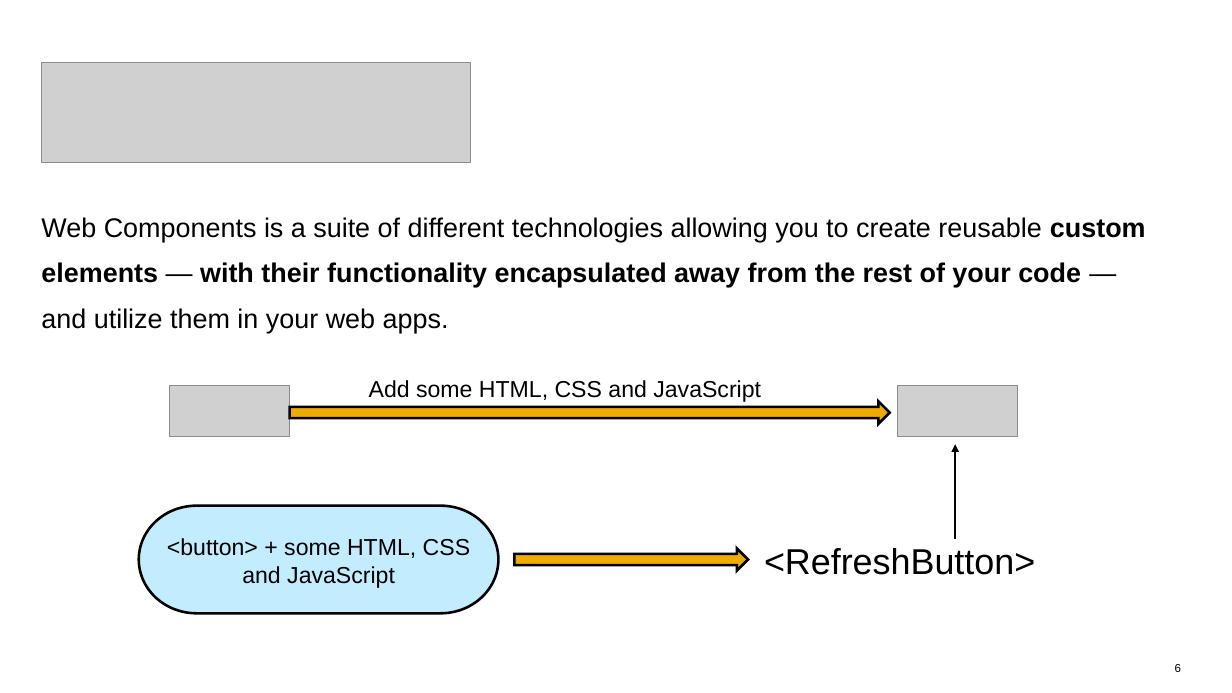
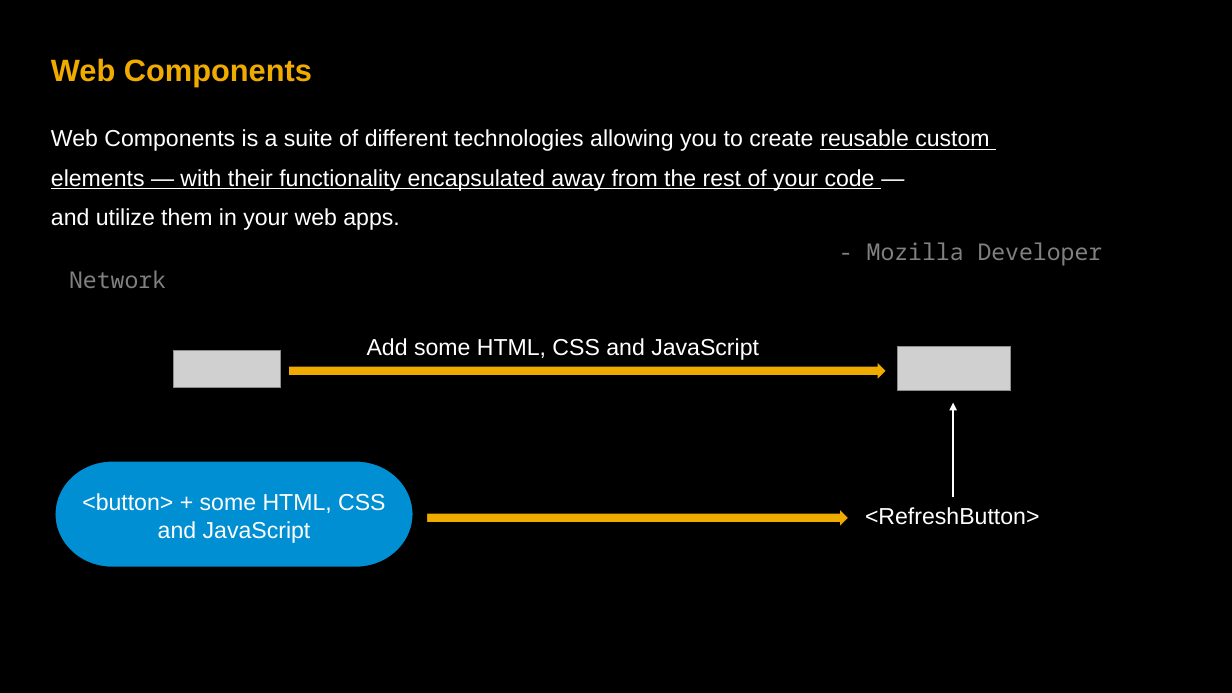
Before and after one commit to rishabh62/UI5con, a slide deck: slide 6 of UI5con.pptx. Drawn at 1232x693 pixels with LibreOffice and Linux fonts; fonts in the diff are those of the drawing; grey boxes stand for pictures. Boxes give left, top, right and bottom in pixels: in the first picture for what was removed or moved away, otherwise in the second. Text is boxed around its words. In the diff, an @@ line names an element or a change of style, - is before the commit and + after.

```diff
--- a/UI5con.pptx
+++ b/UI5con.pptx
@@ background #FFFFFF to #000000 @@
@@ title added at bbox=[51, 58, 312, 87], 24 pt, text #F0AB00, bold @@
+Web Components
@@ picture removed at bbox=[42, 63, 471, 163] @@
@@ text at bbox=[51, 129, 989, 230]: size 21 to 18 pt, text colour #000000 to #FFFFFF in "Web Components is a suite of different ...", "elements — with their functionality encapsulated away ...", "and utilize them in your web apps."; bold off in "custom", "elements with their functionality encapsulated away from ..."; underline on in "reusable custom", "elements — with their functionality encapsulated away ..."; less space between paragraphs @@
@@ text "Web Components is a suite ...": place and size @@
-text "Web Components is a suite ..." at bbox=[41, 217, 1146, 333]
+text "Web Components is a suite ..." at bbox=[51, 129, 1103, 288]
@@ text at bbox=[69, 242, 1103, 288]: paragraph added @@
+  - Mozilla Developer Network
@@ picture: place and size @@
-picture at bbox=[169, 386, 289, 437]
+picture at bbox=[174, 350, 281, 388]
@@ text "Add some HTML, CSS and ..." at bbox=[367, 338, 759, 360]: text colour #000000 to #FFFFFF @@
@@ picture: place and size @@
-picture at bbox=[898, 386, 1018, 437]
+picture at bbox=[898, 346, 1010, 391]
@@ 1 text, 1 right arrow, 1 arrow: place and size @@
-1 text, 1 right arrow, 1 arrow at bbox=[289, 380, 955, 538]
+1 text, 1 right arrow, 1 arrow at bbox=[287, 338, 953, 497]
@@ arrow (953, 497) - (953, 403): stroke #000000 2 pt to #FFFFFF 2 pt @@
@@ pill shape: place and size @@
-pill shape at bbox=[139, 505, 498, 613]
+pill shape at bbox=[54, 460, 414, 568]
@@ pill shape at bbox=[54, 460, 414, 568]: fill #C3ECFF to #008FD3 @@
@@ text "<button> + some HTML, CSS ..." at bbox=[82, 493, 385, 543]: text colour #000000 to #FFFFFF @@
@@ text "<button> + some HTML, CSS ...": place and size @@
-text "<button> + some HTML, CSS ..." at bbox=[167, 538, 470, 588]
+text "<button> + some HTML, CSS ..." at bbox=[82, 493, 385, 543]
@@ right arrow: place and size @@
-right arrow at bbox=[514, 548, 748, 570]
+right arrow at bbox=[426, 506, 850, 528]
@@ text "<RefreshButton>": place and size @@
-text "<RefreshButton>" at bbox=[764, 548, 1035, 575]
+text "<RefreshButton>" at bbox=[865, 507, 1039, 525]
@@ text "<RefreshButton>" at bbox=[865, 507, 1039, 525]: size 28 to 18 pt, text colour #000000 to #FFFFFF; less space between paragraphs @@
@@ page number removed at bbox=[1175, 664, 1181, 672] @@
-6
```
Also in this commit, not shown: 8 other slides changed, 4 slides added, 4 slides removed.
